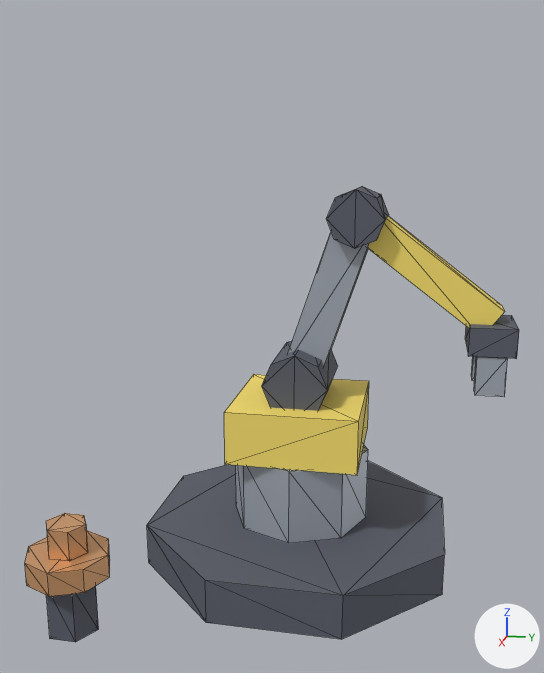
The glTF model arte/modelos/logistica/bracos/braco/braco_sem_textura.glb as it was, and as the next commit left it.
Before and after are seen from a 50 mm lens placed at (1.357, 0.215, 0.772), pointed at (0.075, -0.042, 0.452). The axes (+X, +Y, +Z) are drawn at lower right. The lights are the same throughout. The picture after the commit comes second. Mesh edges are drawn as thin lines. Where no turn or scale is listed for an object, it has been applied to the vertices. Vertices at exactly the same position are counted once.

Objects in the first picture: 'braco_base', 'braco_braco1', 'braco_braco2', 'braco_garra', 'braco_giro'.
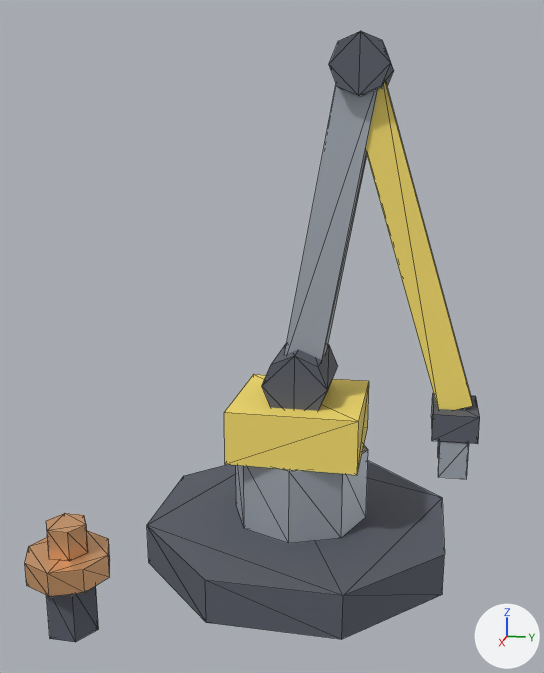
Location of each change, (x1, y1, x2, y2) in pixels of the pictures (544 x 673 px; the box of a moved part takes in the faces that stretch with it):
'braco_braco1', reshaped (9% wider, 83% taller)
    before: (288, 186, 389, 365)
    after: (284, 31, 394, 360)
'braco_braco2', reshaped, moved
    before: (368, 216, 505, 328)
    after: (366, 82, 472, 410)
'braco_garra', moved
    before: (465, 315, 519, 397)
    after: (431, 393, 480, 479)
part 1 of me_braco_braco1, moved or reshaped
    before: (326, 186, 389, 249)
    after: (329, 31, 394, 97)
part 2 of me_braco_braco1, moved or reshaped
    before: (288, 232, 369, 365)
    after: (284, 85, 378, 360)

Diff of the bpy script that builds the scene:
```diff
--- a/arte/modelos/logistica/bracos/braco/braco_sem_textura.glb.py
+++ b/arte/modelos/logistica/bracos/braco/braco_sem_textura.glb.py
@@ me_braco_braco1 @@
 # used by ob_braco_braco1; location = (0.0, 0.0, 0.36)
-me_braco_braco1.from_pydata(...)  # 24 vertices, 40 faces; spans x -0.06..0.06, y -0.033..0.15, z -0.011..0.35
-me_braco_braco1.vertices[16].co = (-0.035, -0.033, 0.011)
-me_braco_braco1.vertices[17].co = (0.035, -0.033, 0.011)
-me_braco_braco1.vertices[18].co = (0.035, 0.033, -0.011)
-me_braco_braco1.vertices[19].co = (-0.035, 0.033, -0.011)
-me_braco_braco1.vertices[20].co = (-0.035, 0.067, 0.311)
-me_braco_braco1.vertices[21].co = (0.035, 0.067, 0.311)
-me_braco_braco1.vertices[22].co = (0.035, 0.133, 0.289)
-me_braco_braco1.vertices[23].co = (-0.035, 0.133, 0.289)
+me_braco_braco1.from_pydata(...)  # 24 vertices, 40 faces; spans x -0.06..0.06, y -0.034..0.15, z -0.006..0.6
+# me_braco_braco1 part 1: the loose piece of 16 vertices spanning x -0.06..0.06, y 0.05..0.15, z 0.25..0.35 is moved by (0.0, 0.0, 0.25)
+# me_braco_braco1 part 2
+me_braco_braco1.vertices[16].co = (-0.035, -0.034, 0.006)
+me_braco_braco1.vertices[17].co = (0.035, -0.034, 0.006)
+me_braco_braco1.vertices[18].co = (0.035, 0.034, -0.006)
+me_braco_braco1.vertices[19].co = (-0.035, 0.034, -0.006)
+me_braco_braco1.vertices[20].co = (-0.035, 0.066, 0.556)
+me_braco_braco1.vertices[21].co = (0.035, 0.066, 0.556)
+me_braco_braco1.vertices[22].co = (0.035, 0.134, 0.544)
+me_braco_braco1.vertices[23].co = (-0.035, 0.134, 0.544)
 me_braco_braco1.materials.append(mat_p_escuro)
@@ me_braco_braco2 @@
 # used by ob_braco_braco2; location = (0.0, 0.1, 0.66)
-me_braco_braco2.from_pydata(...)  # 8 vertices, 12 faces; spans x -0.03..0.03, y -0.018..0.258, z -0.204..0.024
-me_braco_braco2.vertices[0].co = (-0.03, 0.018, 0.024)
-me_braco_braco2.vertices[1].co = (0.03, 0.018, 0.024)
-me_braco_braco2.vertices[2].co = (0.03, -0.018, -0.024)
-me_braco_braco2.vertices[3].co = (-0.03, -0.018, -0.024)
-me_braco_braco2.vertices[4].co = (-0.03, 0.258, -0.156)  # pixel (501, 305)
-me_braco_braco2.vertices[5].co = (0.03, 0.258, -0.156)  # pixel (504, 311)
-me_braco_braco2.vertices[6].co = (0.03, 0.222, -0.204)
-me_braco_braco2.vertices[7].co = (-0.03, 0.222, -0.204)
+me_braco_braco2.from_pydata(...)  # 8 vertices, 12 faces; spans x -0.03..0.03, y -0.029..0.215, z -0.598..0.009
+# me_braco_braco2 part 3
+me_braco_braco2.vertices[0].co = (-0.03, 0.029, 0.009)
+me_braco_braco2.vertices[1].co = (0.03, 0.029, 0.009)
+me_braco_braco2.vertices[2].co = (0.03, -0.029, -0.009)
+me_braco_braco2.vertices[3].co = (-0.03, -0.029, -0.009)
+me_braco_braco2.vertices[4].co = (-0.03, 0.215, -0.58)  # pixel (470, 395)
+me_braco_braco2.vertices[5].co = (0.03, 0.215, -0.58)  # pixel (472, 406)
+me_braco_braco2.vertices[6].co = (0.03, 0.157, -0.598)
+me_braco_braco2.vertices[7].co = (-0.03, 0.157, -0.598)
 me_braco_braco2.materials.append(mat_p_faixa)
@@ ob_braco_braco2 @@
 ob_braco_braco2 = bpy.data.objects.new('braco_braco2', me_braco_braco2)
-ob_braco_braco2.location = (0.0, 0.1, 0.66)
+ob_braco_braco2.location = (0.0, 0.1, 0.91)
@@ ob_braco_garra @@
 ob_braco_garra = bpy.data.objects.new('braco_garra', me_braco_garra)
-ob_braco_garra.location = (0.0, 0.34, 0.48)
+ob_braco_garra.location = (0.0, 0.286, 0.321)
```
